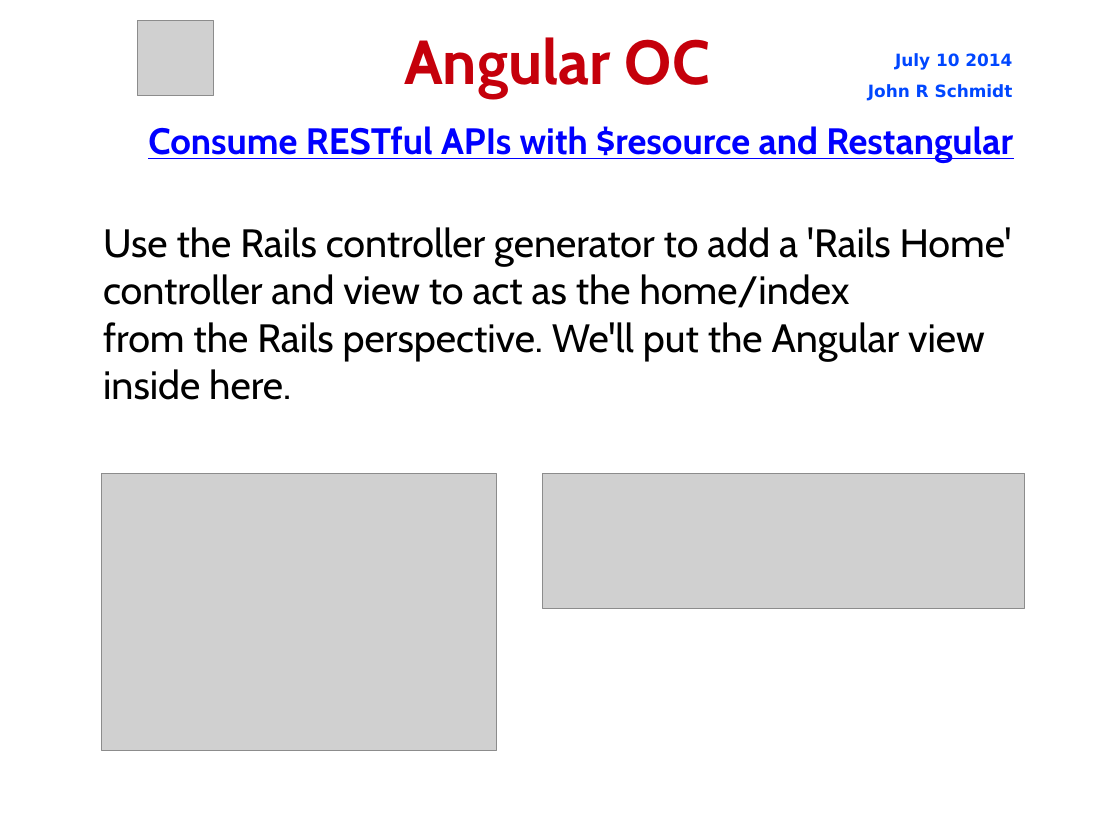
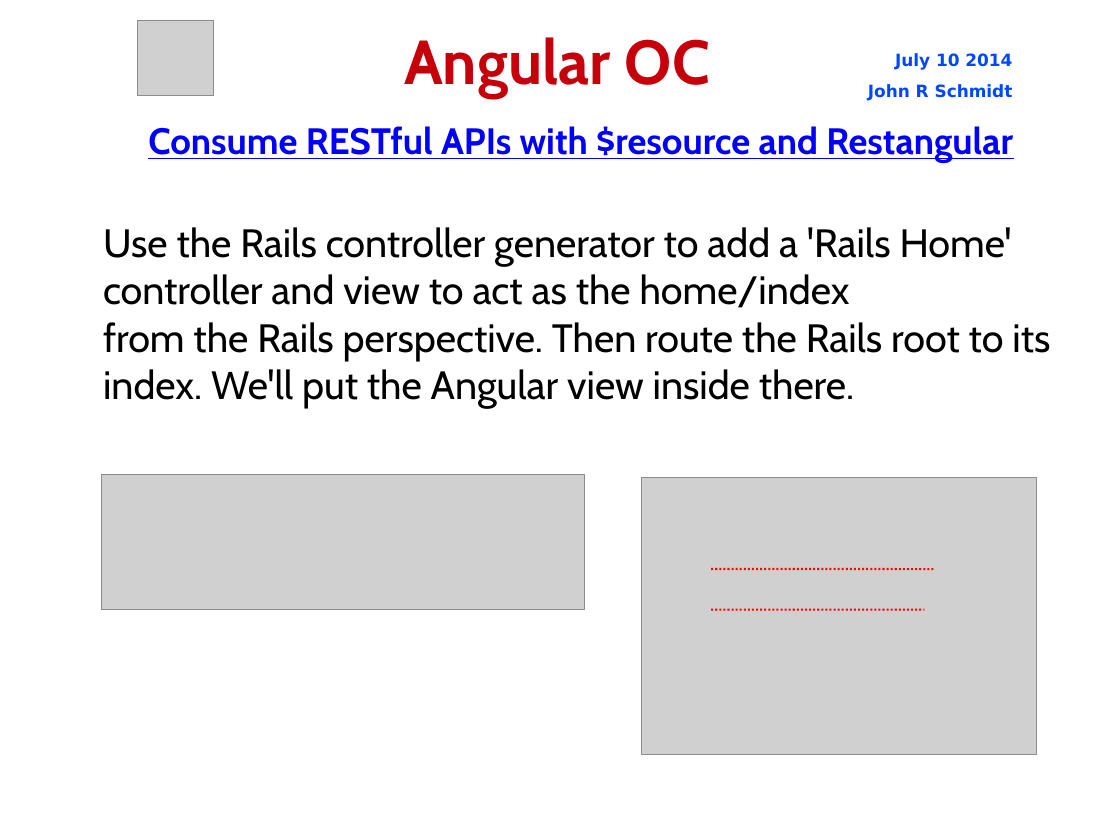
Before and after one commit to jrschmidt/fifa-angular-rest-demo, a slide deck: slide 15 of fifa.odp. Drawn at 1120x840 pixels with LibreOffice and Linux fonts; fonts in the diff are those of the drawing; grey boxes stand for pictures; background and template pictures are left out. Boxes give left, top, right and bottom in pixels: in the first picture for what was removed or moved away, otherwise in the second. Text is boxed around its words. In the diff, an @@ line names an element or a change of style, - is before the commit and + after.

Commit message:
add initial angular directives

```diff
--- a/fifa.odp
+++ b/fifa.odp
@@ subtitle at [103, 322, 1050, 409]: text changed @@
-from the Rails perspective. We'll put the Angular view
-inside here.
+from the Rails perspective. Then route the Rails root to its index. We'll put the Angular view inside there.
@@ picture: place and size @@
-picture at [543, 474, 1025, 609]
+picture at [102, 475, 584, 610]
@@ picture: place and size @@
-picture at [102, 474, 497, 751]
+picture at [641, 478, 1037, 755]
@@ line added from (711, 569) to (935, 569), #FF0000 1.45 pt @@
@@ line added from (711, 610) to (925, 610), #FF0000 1.45 pt @@
```
Also in this commit, not shown: 4 other slides changed, 1 slide removed, 4 other files.
